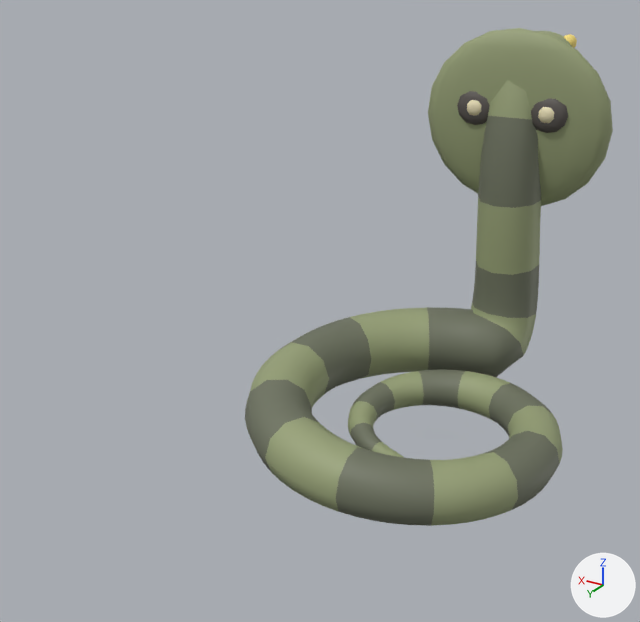
Before and after pictures for a commit that changed the glTF model assets/generated/creatures/Cobra.gltf.
The view is the same before and after, from a 50 mm lens placed at (-0.634, 1.678, 0.985), pointed at (0.179, 0.322, 0.307). Lighting does not change. The marker at lower right points along +X, +Y and +Z. The first picture is the older version. Vertices at exactly the same position are counted once.

Names of what the first picture shows: 'CobraMesh'.
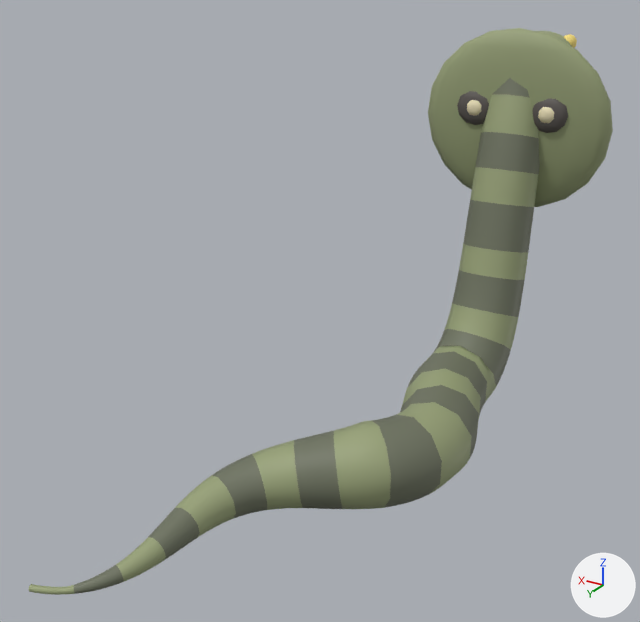
The change, as a list of edits to the scene's bpy script:
```text
Change mat_skin:
    where n0 = _N.new('ShaderNodeBsdfPrincipled'); n0.name = 'Principled BSDF'
    remove n0.inputs[0].default_value = (0.314, 0.361, 0.188, 1.0)  # 'Base Color', greyish green #98a278
    add n2 = _N.new('ShaderNodeMix'); n2.name = 'Mix'
    add n2.data_type = 'RGBA'
    add n2.blend_type = 'MULTIPLY'
    add n2.inputs[0].default_value = 1.0  # 'Factor'
    add n2.inputs[7].default_value = (0.314, 0.361, 0.188, 1.0)  # 'B', greyish green #98a278
    add n3 = _N.new('ShaderNodeVertexColor'); n3.name = 'Color Attribute'
    add _L.new(n2.outputs[2], n0.inputs[0])  # 'Result' to 'Base Color'
    add _L.new(n3.outputs[0], n2.inputs[6])  # 'Color' to 'A'
Change mat_band:
    where n0 = _N.new('ShaderNodeBsdfPrincipled'); n0.name = 'Principled BSDF'
    remove n0.inputs[0].default_value = (0.157, 0.173, 0.118, 1.0)  # 'Base Color', greyish green #6e7360
    add n2 = _N.new('ShaderNodeMix'); n2.name = 'Mix'
    add n2.data_type = 'RGBA'
    add n2.blend_type = 'MULTIPLY'
    add n2.inputs[0].default_value = 1.0  # 'Factor'
    add n2.inputs[7].default_value = (0.157, 0.173, 0.118, 1.0)  # 'B', greyish green #6e7360
    add n3 = _N.new('ShaderNodeVertexColor'); n3.name = 'Color Attribute'
    add _L.new(n2.outputs[2], n0.inputs[0])  # 'Result' to 'Base Color'
    add _L.new(n3.outputs[0], n2.inputs[6])  # 'Color' to 'A'
Change mat_belly:
    where n0 = _N.new('ShaderNodeBsdfPrincipled'); n0.name = 'Principled BSDF'
    remove n0.inputs[0].default_value = (0.804, 0.725, 0.471, 1.0)  # 'Base Color', beige #e8ddb7
    add n2 = _N.new('ShaderNodeMix'); n2.name = 'Mix'
    add n2.data_type = 'RGBA'
    add n2.blend_type = 'MULTIPLY'
    add n2.inputs[0].default_value = 1.0  # 'Factor'
    add n2.inputs[7].default_value = (0.804, 0.725, 0.471, 1.0)  # 'B', beige #e8ddb7
    add n3 = _N.new('ShaderNodeVertexColor'); n3.name = 'Color Attribute'
    add _L.new(n2.outputs[2], n0.inputs[0])  # 'Result' to 'Base Color'
    add _L.new(n3.outputs[0], n2.inputs[6])  # 'Color' to 'A'
Change me_body:
    used by ob_cobramesh; location = (0.0, 0.0, 0.0)
    remove me_body.from_pydata(...)  # 2100 vertices, 4128 faces; spans x -0.285..0.39, y -0.542..0.538, z 0.0..0.798
    add me_body.from_pydata(...)  # 2110 vertices, 4148 faces; spans x -0.207..0.358, y -0.542..0.942, z 0.0..0.798
    me_body part 1: the loose piece of 1140 vertices spanning x -0.285..0.39, y -0.301..0.538, z 0.0..0.742 is rebuilt with 1150 vertices and now spans x -0.135..0.358, y -0.3..0.942, z 0.0..0.743
```

Location of each change, [x1, y1, x2, y2] in pixels of the pictures (640 x 622 px):
'CobraMesh', recoloured, reshaped (59% wider, 14% taller): before [245, 28, 613, 526]; after [29, 28, 613, 595]
part 1 of me_body, rebuilt (61% wider, 16% taller): before [245, 80, 563, 526]; after [29, 78, 540, 595]
